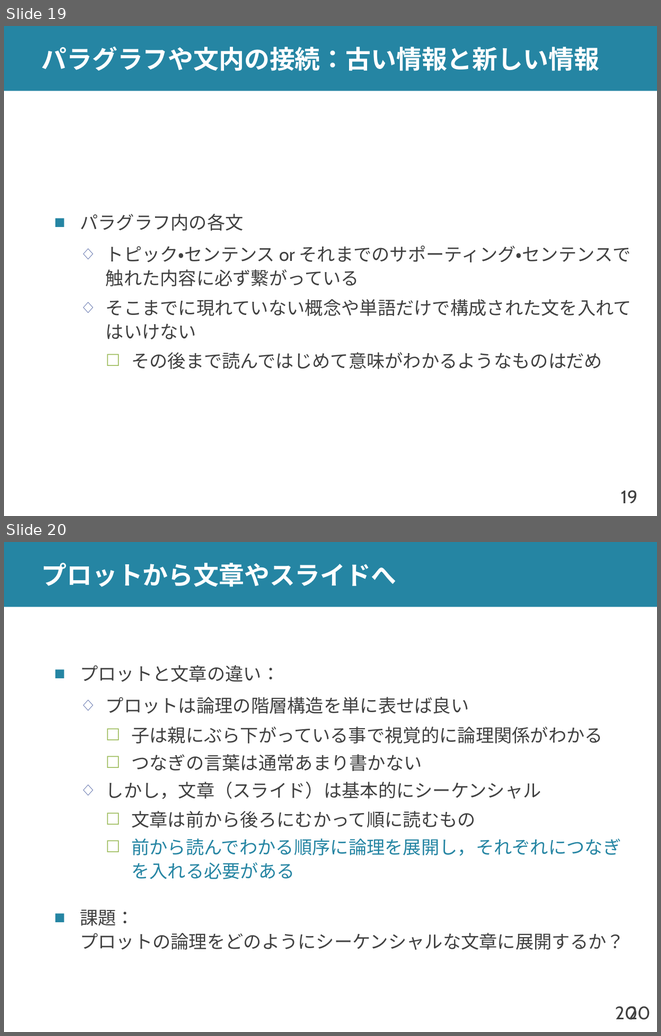
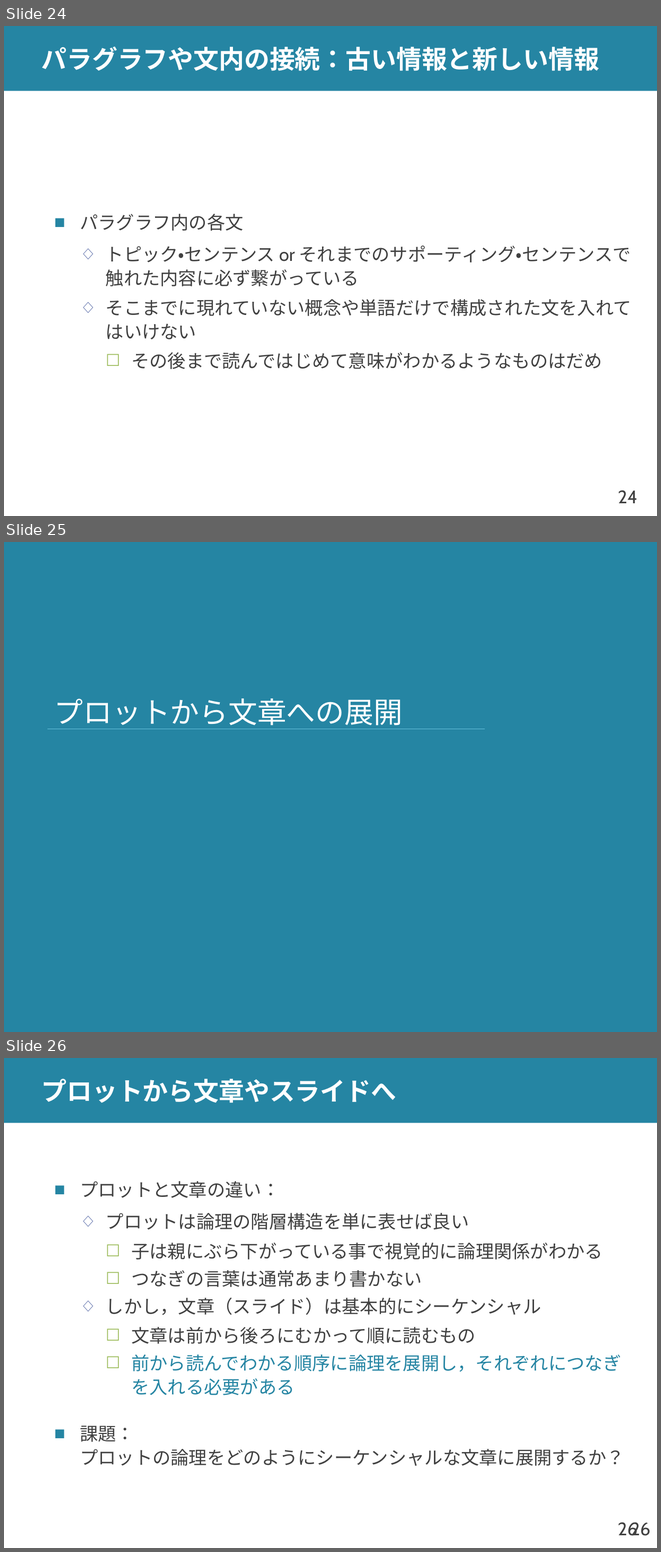
Before and after one commit to shioya-lab/how-to, a slide deck: writing.pptx. Shown one above the other, each under a label of ours: slides 19 and 20 before the commit, slides 24, 25 and 26 after it. The pictures are 661x1036 and 661x1552 pixels, drawn with LibreOffice and Linux fonts; fonts in the diff are those of the drawing. Boxes give left, top, right and bottom in pixels: in the first picture for what was removed or moved away, otherwise in the second. Text is boxed around its words. In the diff, an @@ line names an element or a change of style, - is before the commit and + after.

```diff
--- a/writing.pptx
+++ b/writing.pptx
@@ slide 25 added at <box>4,542,657,1032</box>, background #2585A3 @@
@@ title added at <box>54,698,403,729</box>, 32 pt, text #FFFFFF @@
+プロットから文章への展開
@@ line added from (48, 729) to (485, 729), #67C1DD 0.75 pt @@
@@ what was slide 19 is now slide 24 @@
@@ page number at <box>618,490,637,503</box>: text changed @@
-19
+24
@@ what was slide 20 is now slide 26 @@
@@ page number at <box>618,1522,637,1536</box>: text changed @@
-20
+26
@@ page number at <box>630,1522,650,1536</box>: text changed @@
-20
+26
```
Also in this commit, not shown: 5 slides changed, 5 other slides added.
